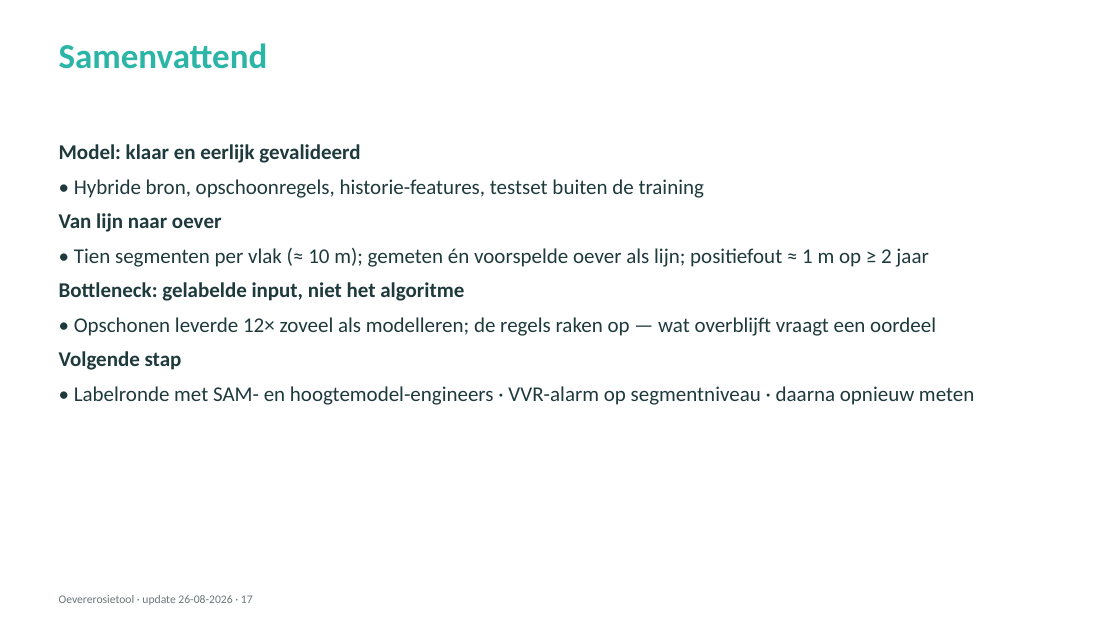
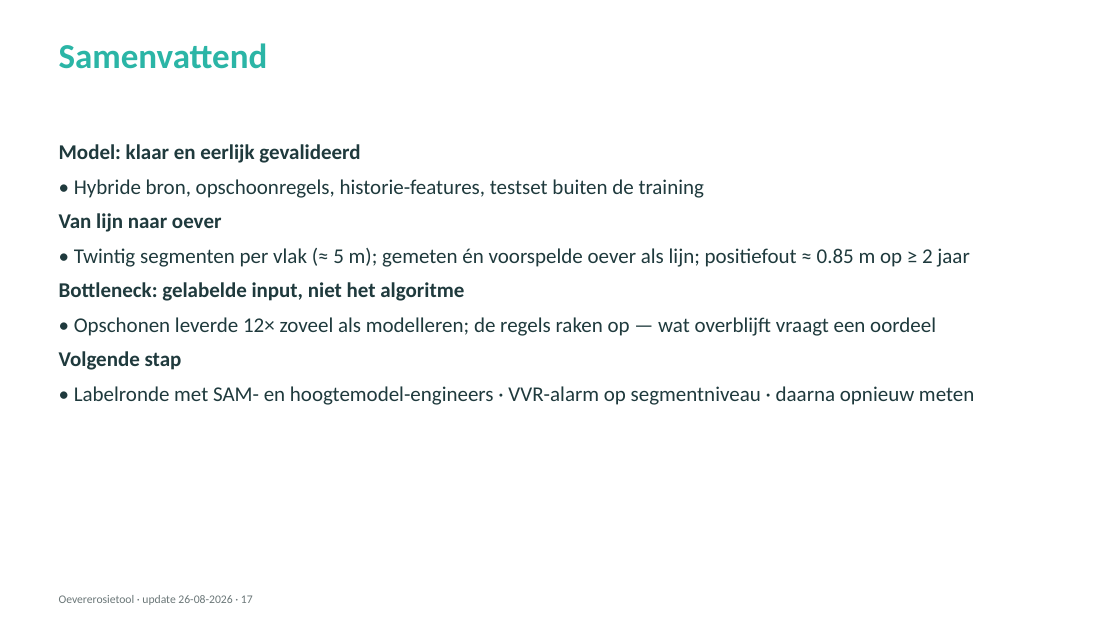
Before and after one commit to HAL24K/wocu-oevererosie, a slide deck: slide 17 of docs/presentations/20260826_update_v2.pptx. Drawn at 1120x630 pixels with LibreOffice and Linux fonts; fonts in the diff are those of the drawing. Boxes give left, top, right and bottom in pixels: in the first picture for what was removed or moved away, otherwise in the second. Text is boxed around its words. In the diff, an @@ line names an element or a change of style, - is before the commit and + after.

```diff
--- a/docs/presentations/20260826_update_v2.pptx
+++ b/docs/presentations/20260826_update_v2.pptx
@@ text at (x1=74, y1=248, x2=969, y2=267): text changed @@
-• Tien segmenten per vlak (≈ 10 m); gemeten én voorspelde oever als lijn; positiefout ≈ 1 m op ≥ 2 jaar
+• Twintig segmenten per vlak (≈ 5 m); gemeten én voorspelde oever als lijn; positiefout ≈ 0.85 m op ≥ 2 jaar
```
Also in this commit, not shown: 5 other slides changed, 2 other files.
